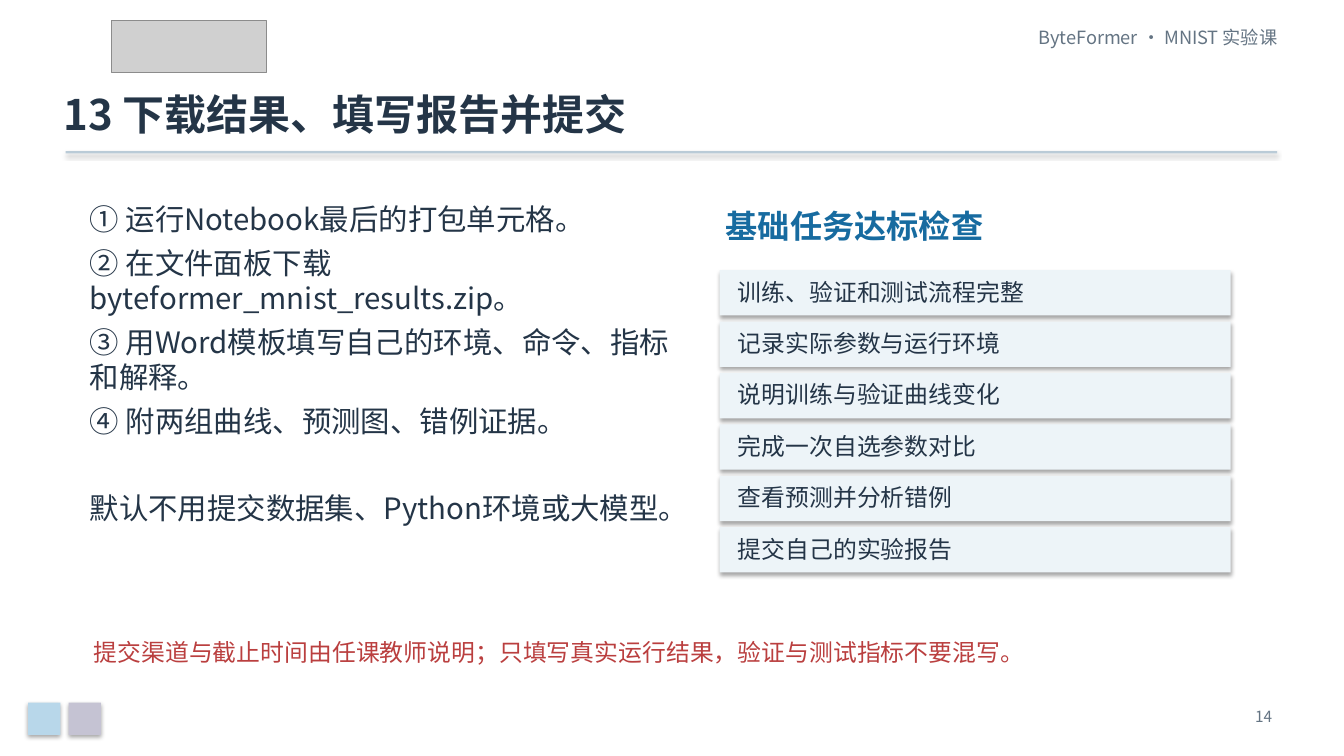
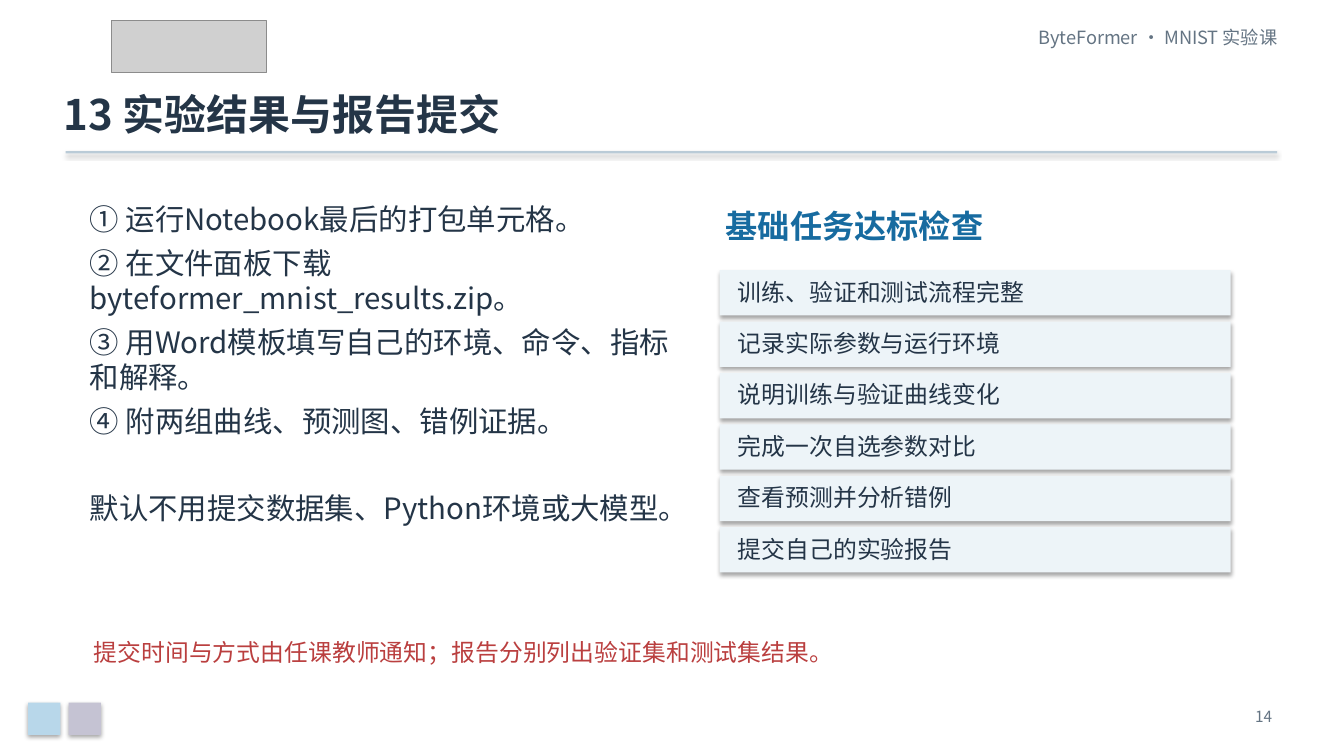
Before and after one commit to Franklin-L/byteformer-mnist-course, a slide deck: slide 14 of docs/ByteFormer_MNIST_零基础实验课.pptx. Drawn at 1344x756 pixels with LibreOffice and Linux fonts; fonts in the diff are those of the drawing; grey boxes stand for pictures. Boxes give left, top, right and bottom in pixels: in the first picture for what was removed or moved away, otherwise in the second. Text is boxed around its words. In the diff, an @@ line names an element or a change of style, - is before the commit and + after.

```diff
--- a/docs/ByteFormer_MNIST_零基础实验课.pptx
+++ b/docs/ByteFormer_MNIST_零基础实验课.pptx
@@ text at (63, 94, 501, 134): text changed @@
-13 下载结果、填写报告并提交
+13 实验结果与报告提交
@@ text at (94, 641, 833, 665): text changed @@
-提交渠道与截止时间由任课教师说明；只填写真实运行结果，验证与测试指标不要混写。
+提交时间与方式由任课教师通知；报告分别列出验证集和测试集结果。
```
Also in this commit, not shown: 12 other slides changed, 2 other files.
